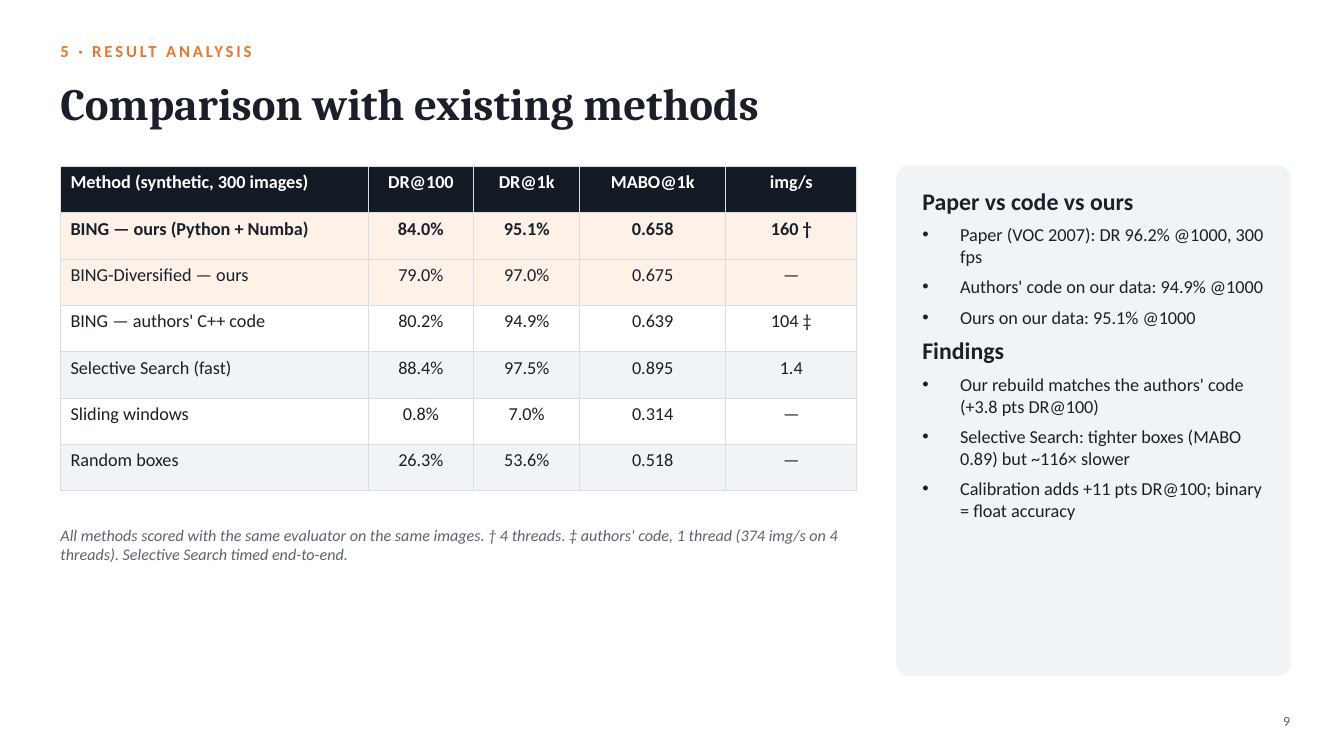
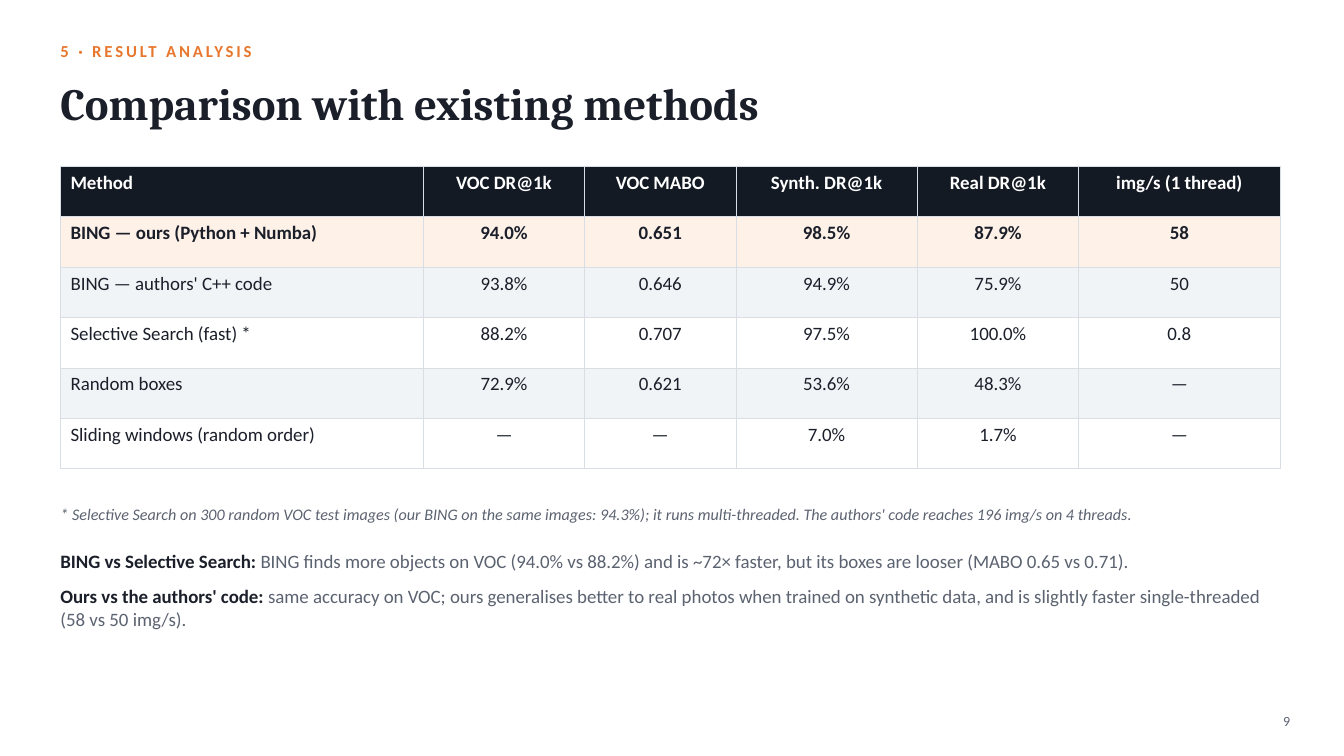
Before and after one commit to hari18305/cvprojectg10, a slide deck: slide 9 of presentation/BING_Objectness_Group10.pptx. Drawn at 1344x756 pixels with LibreOffice and Linux fonts; fonts in the diff are those of the drawing. Boxes give left, top, right and bottom in pixels: in the first picture for what was removed or moved away, otherwise in the second. Text is boxed around its words. In the diff, an @@ line names an element or a change of style, - is before the commit and + after.

```diff
--- a/presentation/BING_Objectness_Group10.pptx
+++ b/presentation/BING_Objectness_Group10.pptx
@@ table at (60, 166, 1280, 449) @@
-Method (synthetic, 300 images) | DR@100 | DR@1k | MABO@1k | img/s
-BING — ours (Python + Numba) | 84.0% | 95.1% | 0.658 | 160 †
-BING-Diversified — ours | 79.0% | 97.0% | 0.675 | —
-BING — authors' C++ code | 80.2% | 94.9% | 0.639 | 104 ‡
-Selective Search (fast) | 88.4% | 97.5% | 0.895 | 1.4
-Sliding windows | 0.8% | 7.0% | 0.314 | —
-Random boxes | 26.3% | 53.6% | 0.518 | —
+Method | VOC DR@1k | VOC MABO | Synth. DR@1k | Real DR@1k | img/s (1 thread)
+BING — ours (Python + Numba) | 94.0% | 0.651 | 98.5% | 87.9% | 58
+BING — authors' C++ code | 93.8% | 0.646 | 94.9% | 75.9% | 50
+Selective Search (fast) * | 88.2% | 0.707 | 97.5% | 100.0% | 0.8
+Random boxes | 72.9% | 0.621 | 53.6% | 48.3% | —
+Sliding windows (random order) | — | — | 7.0% | 1.7% | —
@@ table: place and size @@
-table at (60, 166, 857, 470)
+table at (60, 166, 1280, 449)
@@ rounded rectangle removed at (897, 166, 1291, 676) @@
@@ text removed at (922, 193, 1264, 520) @@
-Paper vs code vs ours
-• Paper (VOC 2007): DR 96.2% @1000, 300 fps
-• Authors' code on our data: 94.9% @1000
-• Ours on our data: 95.1% @1000
-Findings
-• Our rebuild matches the authors' code (+3.8 pts DR@100)
-• Selective Search: tighter boxes (MABO 0.89) but ~116× slower
-• Calibration adds +11 pts DR@100; binary = float accuracy
@@ text at (72, 508, 1132, 523): text changed @@
-All methods scored with the same evaluator on the same images. † 4 threads. ‡ authors' code, 1 thread (374 img/s on 4 threads). Selective Search timed end-to-end.
+* Selective Search on 300 random VOC test images (our BING on the same images: 94.3%); it runs multi-threaded. The authors' code reaches 196 img/s on 4 threads.
@@ text added at (60, 554, 1260, 629), 13.5 pt, text #5B6270 @@
+• BING vs Selective Search: BING finds more objects on VOC (94.0% vs 88.2%) and is ~72× faster, but its boxes are looser (MABO 0.65 vs 0.71).
+• Ours vs the authors' code: same accuracy on VOC; ours generalises better to real photos when trained on synthetic data, and is slightly faster single-threaded (58 vs 50 img/s).
```
Also in this commit, not shown: 5 other slides changed, 2 slides added, 2 slides removed, 3 other files.
